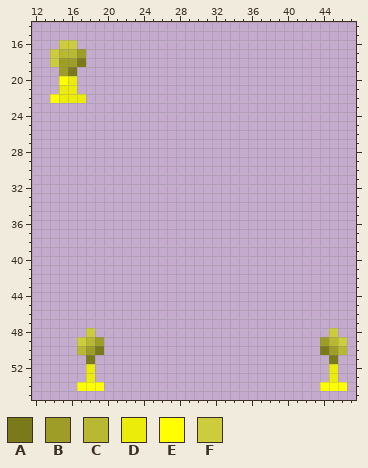
Pixel-art sprite, stored at Resources/Textures/Objects/Fun/goldbikehorn.rsi/equipped-BELT.png. Above, as it was before the edit.
The file is 64x64 pixels. Pixels under 10% opacity are left out. Shown: x 12..47, y 14..55.
Palette (. is transparent): A #7a7a1b  B #9d9d27  C #b8b833  D #ecec0a  E #ffff00  F #cccc3d
Pixels before, first column x 14:
16 .FF..............................
17 FCCB.............................
18 FBBA.............................
19 .BA..............................
20 .ED..............................
21 .DD..............................
22 EDDD.............................
23 .................................
24 .................................
25 .................................
26 .................................
27 .................................
28 .................................
29 .................................
30 .................................
31 .................................
32 .................................
33 .................................
34 .................................
35 .................................
36 .................................
37 .................................
38 .................................
39 .................................
40 .................................
41 .................................
42 .................................
43 .................................
44 .................................
45 .................................
46 .................................
47 .................................
48 ....F..........................F.
49 ...FCB........................BCF
50 ...CBA........................ABC
51 ....A..........................A.
52 ....D..........................D.
53 ....D..........................D.
54 ...EEE........................EEE
Now the later version:
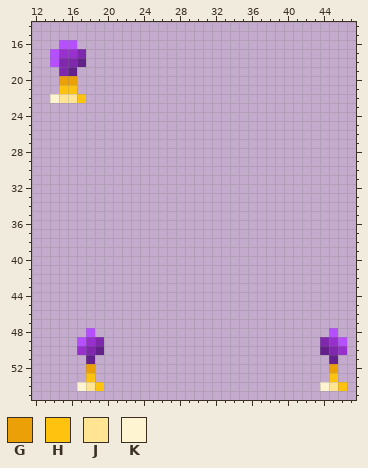
Colours new in this view: G #eba007  H #ffc20e  J #ffe493  K #fff4d2
Changes in this commit:
{"colour":"A","old":"#7a7a1b","new":"#64218c"}
{"colour":"B","old":"#9d9d27","new":"#7f27ad"}
{"colour":"C","old":"#b8b833","new":"#9830ce"}
{"colour":"F","old":"#cccc3d","new":"#b64fff"}
{"y":20,"x":15,"old":"ED","new":"GG"}
{"y":21,"x":15,"old":"DD","new":"HH"}
{"y":22,"x":14,"old":"EDDD","new":"KJJH"}
{"y":52,"x":18,"old":"D","new":"G"}
{"y":52,"x":45,"old":"D","new":"G"}
{"y":53,"x":18,"old":"D","new":"H"}
{"y":53,"x":45,"old":"D","new":"H"}
{"y":54,"x":17,"old":"EEE","new":"KJH"}
{"y":54,"x":44,"old":"EEE","new":"KJH"}
